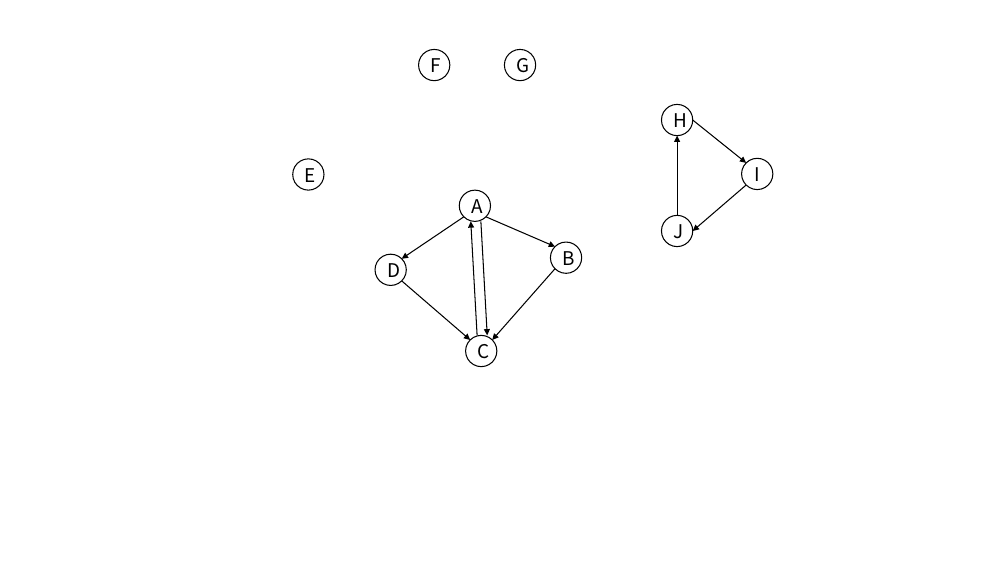
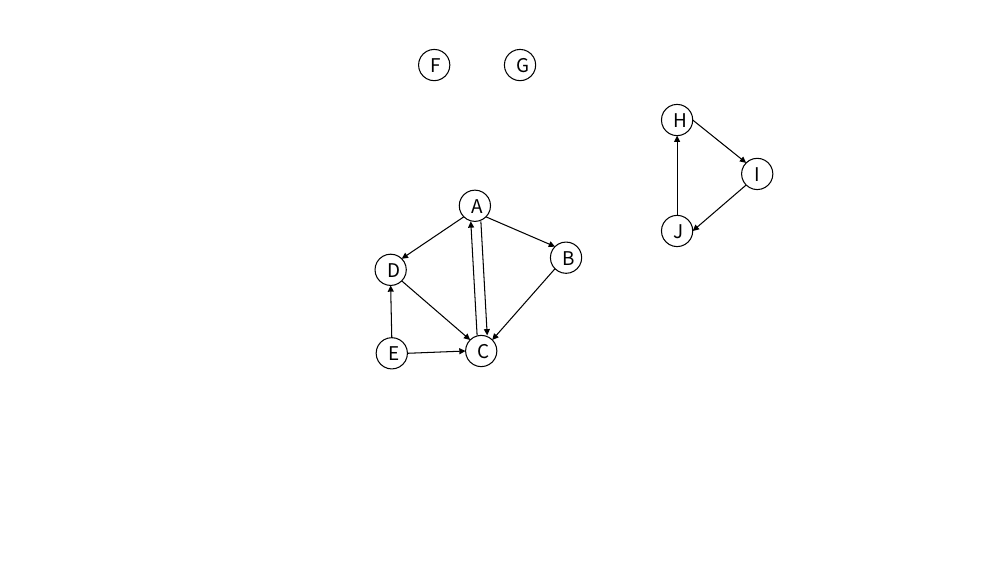
Before and after one commit to CoreLoop163/CoreLoopBooks, a slide deck: slide 12 of data_structure/assets/pics_and_ppts/ch5/画图用、.pptx. Drawn at 1008x567 pixels with LibreOffice and Linux fonts; fonts in the diff are those of the drawing. Boxes give left, top, right and bottom in pixels: in the first picture for what was removed or moved away, otherwise in the second. Text is boxed around its words. In the diff, an @@ line names an element or a change of style, - is before the commit and + after.

```diff
--- a/data_structure/assets/pics_and_ppts/ch5/画图用、.pptx
+++ b/data_structure/assets/pics_and_ppts/ch5/画图用、.pptx
@@ arrow added from (392, 338) to (391, 286), #000000 1 pt @@
@@ ellipse "E": place and size @@
-ellipse "E" at bbox=[293, 159, 324, 190]
+ellipse "E" at bbox=[377, 338, 408, 369]
@@ arrow added from (408, 353) to (466, 351), #000000 1 pt @@
```
Also in this commit, not shown: 3 slides added, 2 slides removed, 41 other files.
